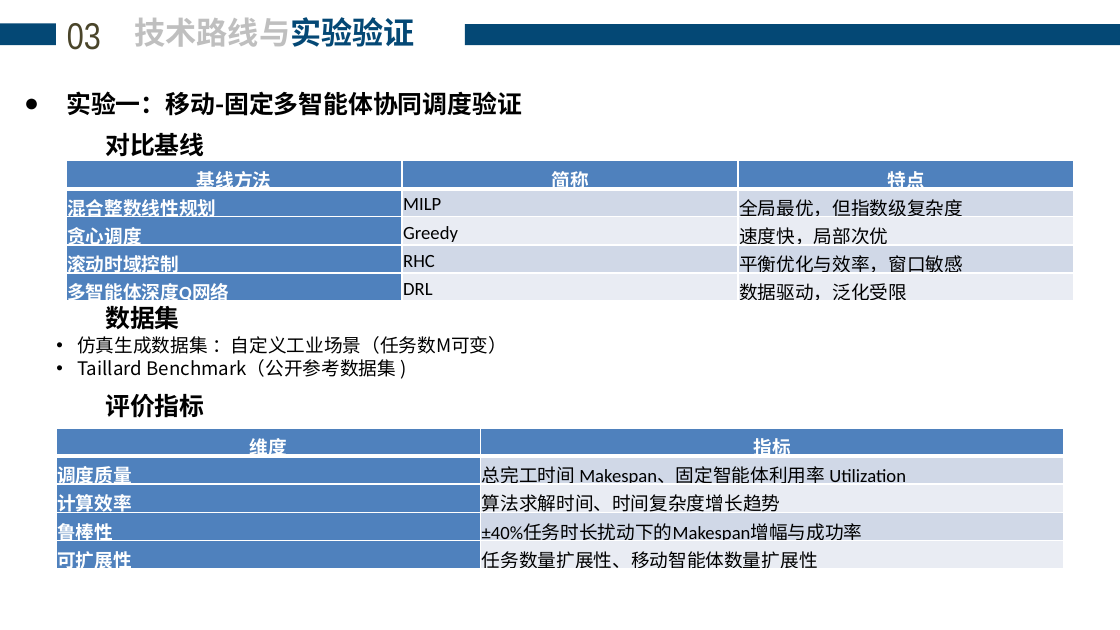
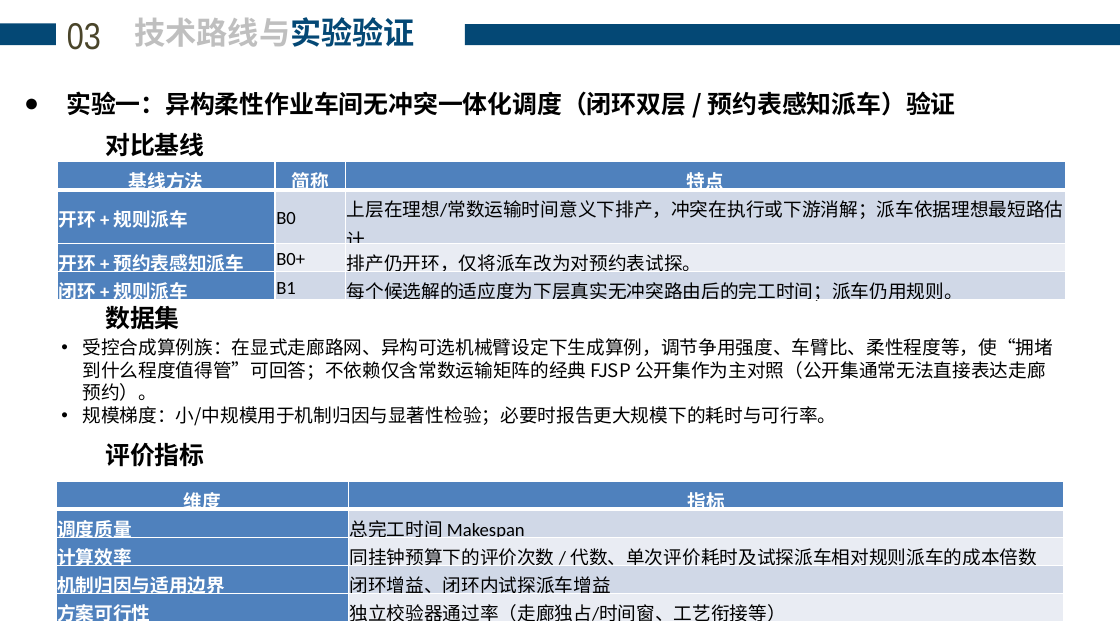
Before and after one commit to analyst2004lx/paper01, a slide deck: slide 21 of 开题报告/于琪-开题PPT(20260809) .pptx. Drawn at 1120x630 pixels with LibreOffice and Linux fonts; fonts in the diff are those of the drawing. Boxes give left, top, right and bottom in pixels: in the first picture for what was removed or moved away, otherwise in the second. Text is boxed around its words. In the diff, an @@ line names an element or a change of style, - is before the commit and + after.

```diff
--- a/开题报告/于琪-开题PPT(20260809) .pptx
+++ b/开题报告/于琪-开题PPT(20260809) .pptx
@@ text at (66, 91, 956, 116): text changed @@
-● 实验一：移动-固定多智能体协同调度验证
+● 实验一：异构柔性作业车间无冲突一体化调度（闭环双层 / 预约表感知派车）验证
@@ table at (57, 161, 1065, 308) @@
-row 2: 混合整数线性规划 | MILP | 全局最优，但指数级复杂度
-row 3: 贪心调度 | Greedy | 速度快，局部次优
-row 4: 滚动时域控制 | RHC | 平衡优化与效率，窗口敏感
-row 5: 多智能体深度Q网络 | DRL | 数据驱动，泛化受限
+row 2: 开环 + 规则派车 | B0 | 上层在理想/常数运输时间意义下排产，冲突在执行或下游消解；派车依据理想最短路估计
+row 3: 开环 + 预约表感知派车 | B0+ | 排产仍开环，仅将派车改为对预约表试探。
+row 4: 闭环 + 规则派车 | B1 | 每个候选解的适应度为下层真实无冲突路由后的完工时间；派车仍用规则。
@@ table: place and size @@
-table at (66, 160, 1074, 309)
+table at (57, 161, 1065, 308)
@@ text at (82, 338, 1053, 426): text changed @@
-• 仿真生成数据集 ：自定义工业场景（任务数M可变）
-• Taillard Benchmark（公开参考数据集 )
+• 受控合成算例族：在显式走廊路网、异构可选机械臂设定下生成算例，调节争用强度、车臂比、柔性程度等，使“拥堵到什么程度值得管”可回答；不依赖仅含常数运输矩阵的经典 FJSP 公开集作为主对照（公开集通常无法直接表达走廊预约）。
+• 规模梯度：小/中规模用于机制归因与显著性检验；必要时报告更大规模下的耗时与可行率。
@@ text "评价指标": place and size @@
-text "评价指标" at (105, 394, 204, 418)
+text "评价指标" at (105, 443, 204, 467)
@@ table at (56, 482, 1064, 630) @@
-row 2, column 2: 总完工时间 Makespan、固定智能体利用率 Utilization
+row 2, column 2: 总完工时间 Makespan
-row 3, column 2: 算法求解时间、时间复杂度增长趋势
+row 3, column 2: 同挂钟预算下的评价次数 / 代数、单次评价耗时及试探派车相对规则派车的成本倍数
-row 4, column 1: 鲁棒性
+row 4, column 1: 机制归因与适用边界
-row 4, column 2: ±40%任务时长扰动下的Makespan增幅与成功率
+row 4, column 2: 闭环增益、闭环内试探派车增益
-row 5, column 1: 可扩展性
+row 5, column 1: 方案可行性
-row 5, column 2: 任务数量扩展性、移动智能体数量扩展性
+row 5, column 2: 独立校验器通过率（走廊独占/时间窗、工艺衔接等）
@@ table: place and size @@
-table at (56, 428, 1064, 577)
+table at (56, 482, 1064, 630)
```
Also in this commit, not shown: 17 other slides changed, 1 slide added, 1 slide removed, 9 other files.
